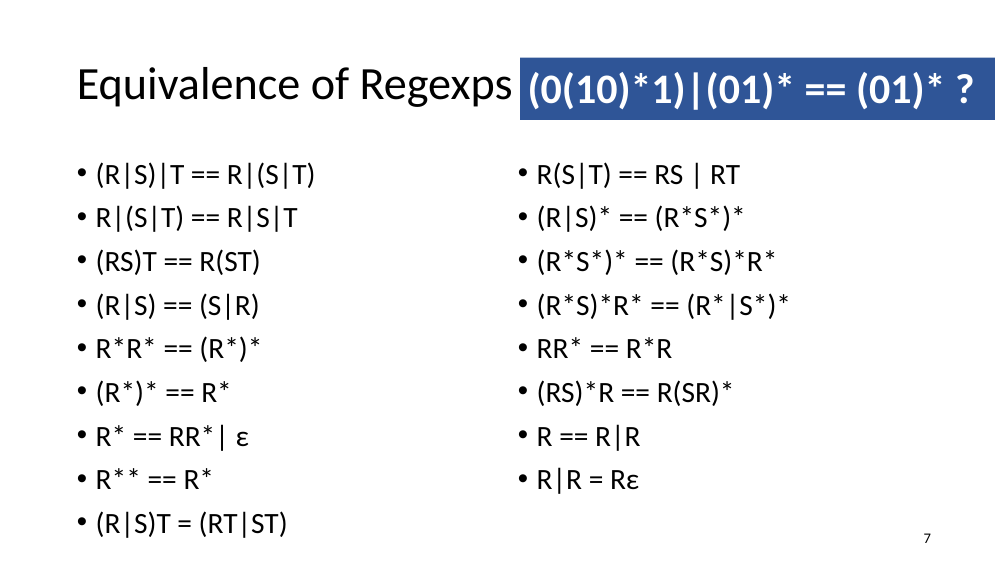
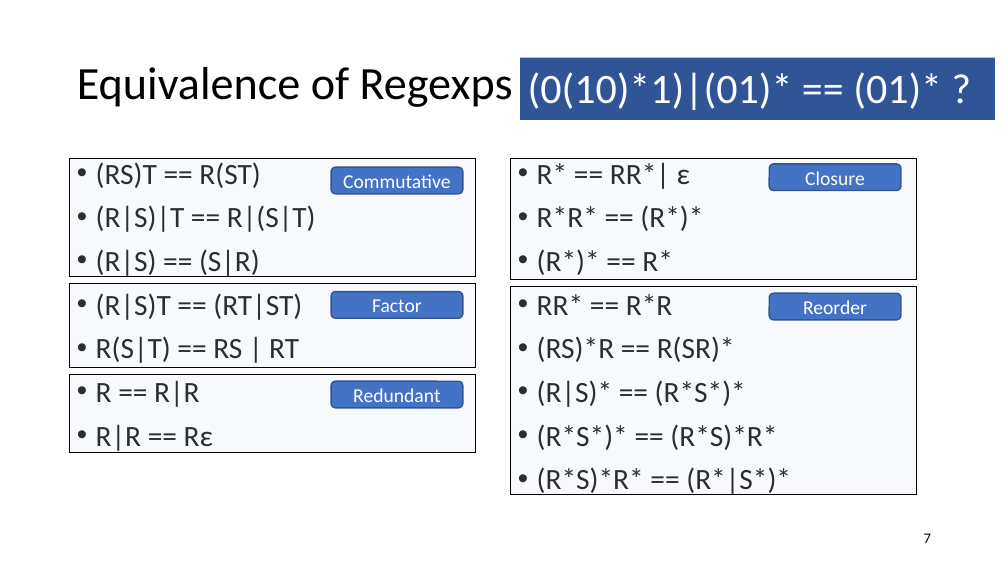
Before and after one commit to anoopsarkar/compilers-class, a slide deck: slide 7 of assets/ppt/lex/lex3-regexps-are-trees.pptx. Drawn at 1008x567 pixels with LibreOffice and Linux fonts; fonts in the diff are those of the drawing. Boxes give left, top, right and bottom in pixels: in the first picture for what was removed or moved away, otherwise in the second. Text is boxed around its words. In the diff, an @@ line names an element or a change of style, - is before the commit and + after.

```diff
--- a/assets/ppt/lex/lex3-regexps-are-trees.pptx
+++ b/assets/ppt/lex/lex3-regexps-are-trees.pptx
@@ rectangle "(0(10)*1)|(01)* == (01)* ?" at box(520, 57, 995, 120): bold off @@
@@ rectangle added at box(70, 158, 476, 277), fill #DAE3F3 at 20% opacity, outline #000000 1 pt @@
@@ text at box(96, 162, 260, 188): paragraph added @@
+• (RS)T == R(ST)
@@ rounded rectangle added at box(332, 167, 464, 194), fill #4472C4, outline #325491 1 pt, 14 pt, text #FFFFFF @@
+Commutative
@@ rectangle added at box(510, 158, 916, 279), fill #DAE3F3 at 20% opacity, outline #000000 1 pt @@
@@ text at box(537, 162, 735, 362): text changed @@
-• R(S|T) == RS | RT
+• R* == RR*| ε
+• R*R* == (R*)*
+• (R*)* == R*
+• RR* == R*R
+• (RS)*R == R(SR)*
@@ rounded rectangle added at box(769, 164, 901, 191), fill #4472C4, outline #325491 1 pt, 14 pt, text #FFFFFF @@
+Closure
@@ text at box(96, 205, 298, 275): paragraphs removed @@
-• R|(S|T) == R|S|T
-• (RS)T == R(ST)
@@ rectangle added at box(70, 283, 476, 368), fill #DAE3F3 at 20% opacity, outline #000000 1 pt @@
@@ text at box(96, 293, 302, 453): text changed @@
-• R*R* == (R*)*
-• (R*)* == R*
-• R* == RR*| ε
-• R** == R*
-• (R|S)T = (RT|ST)
+• (R|S)T == (RT|ST)
+• R(S|T) == RS | RT
+• R == R|R
+• R|R == Rε
@@ rounded rectangle added at box(332, 291, 464, 318), fill #4472C4, outline #325491 1 pt, 14 pt, text #FFFFFF @@
+Factor
@@ rectangle added at box(510, 286, 916, 494), fill #DAE3F3 at 20% opacity, outline #000000 1 pt @@
@@ rounded rectangle added at box(769, 293, 901, 320), fill #4472C4, outline #325491 1 pt, 14 pt, text #FFFFFF @@
+Reorder
@@ text at box(537, 337, 735, 494): paragraphs removed @@
-• RR* == R*R
-• (RS)*R == R(SR)*
-• R == R|R
-• R|R = Rε
@@ rectangle added at box(70, 375, 476, 454), fill #DAE3F3 at 20% opacity, outline #000000 1 pt @@
@@ rounded rectangle added at box(332, 381, 464, 407), fill #4472C4, outline #325491 1 pt, 14 pt, text #FFFFFF @@
+Redundant
```
Also in this commit, not shown: 4 other slides changed, 5 other files.
